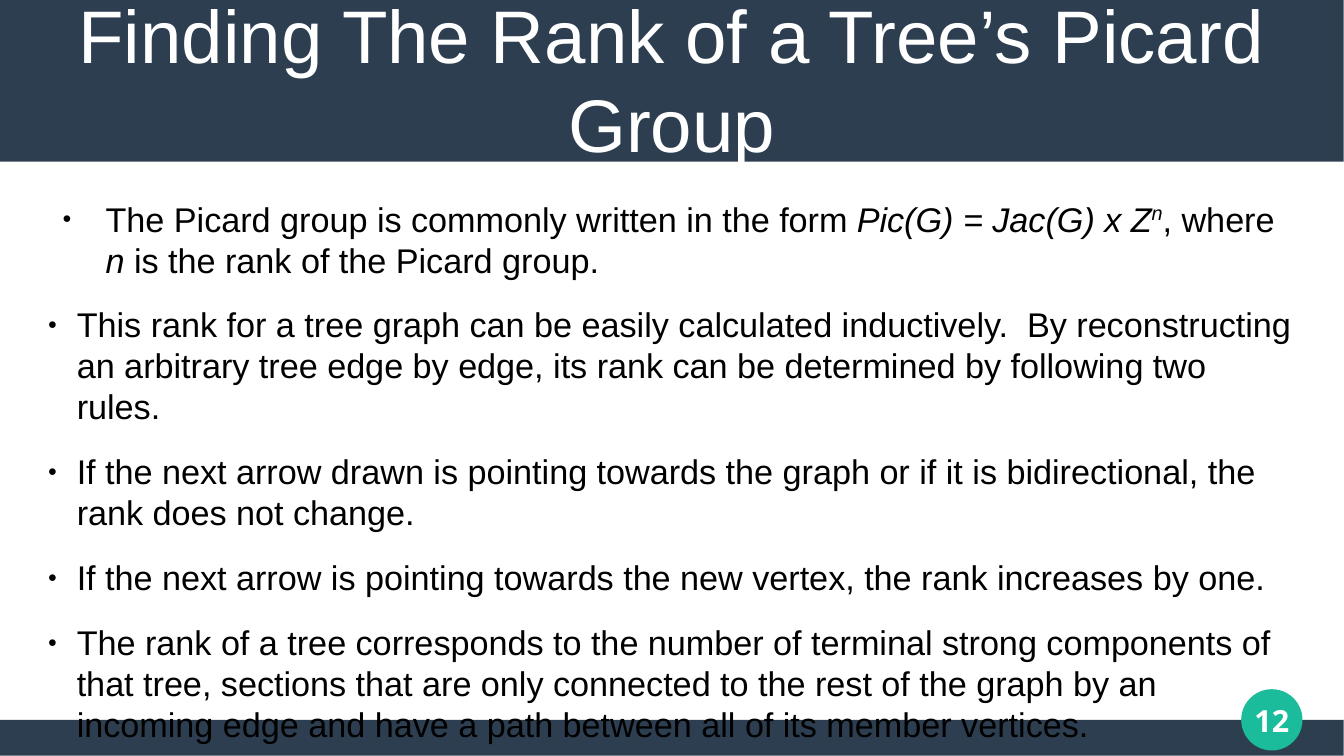
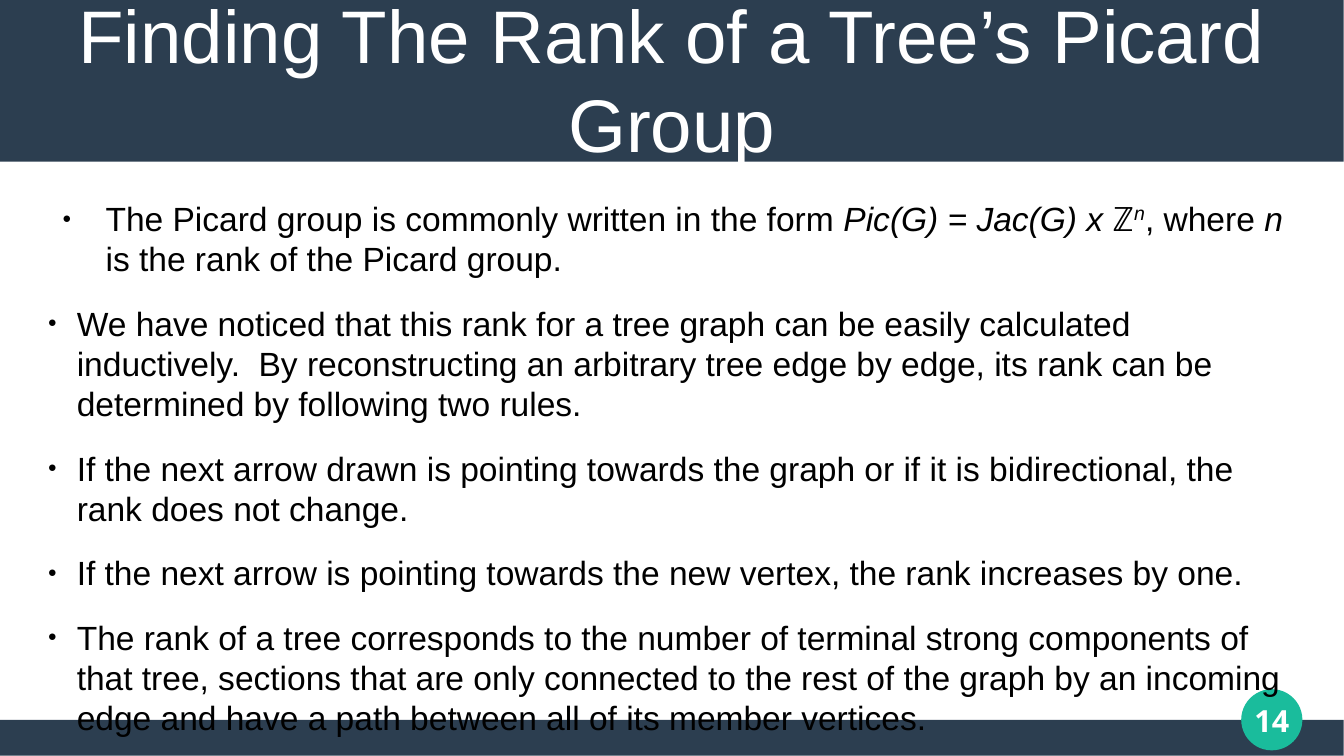
Before and after one commit to matthew-pisano/ChipFiring, a slide deck: slide 14 of Docs/generalPresentation.pptx (slide 12 before the commit). Drawn at 1344x756 pixels with LibreOffice and Linux fonts; fonts in the diff are those of the drawing. Boxes give left, top, right and bottom in pixels: in the first picture for what was removed or moved away, otherwise in the second. Text is boxed around its words. In the diff, an @@ line names an element or a change of style, - is before the commit and + after.

```diff
--- a/Docs/generalPresentation.pptx
+++ b/Docs/generalPresentation.pptx
@@ text at [77,206,1283,422]: text changed; size 20.2 to 19.8 pt @@
-● The Picard group is commonly written in the form Pic(G) = Jac(G) x Zn, where n is the rank of the Picard group.
-● This rank for a tree graph can be easily calculated inductively. By reconstructing an arbitrary tree edge by edge, its rank can be determined by following two rules.
+● The Picard group is commonly written in the form Pic(G) = Jac(G) x ℤn, where n is the rank of the Picard group.
+● We have noticed that this rank for a tree graph can be easily calculated inductively. By reconstructing an arbitrary tree edge by edge, its rank can be determined by following two rules.
@@ text at [77,456,1280,696]: size 20.2 to 19.8 pt in "If the next arrow drawn is pointing ...", "If the next arrow is pointing towards ...", "The rank of a tree corresponds to ..." @@
@@ page number at [1254,710,1289,732]: text changed @@
-12
+14
```
Also in this commit, not shown: 11 other slides changed, 2 slides added, 7 other files.
